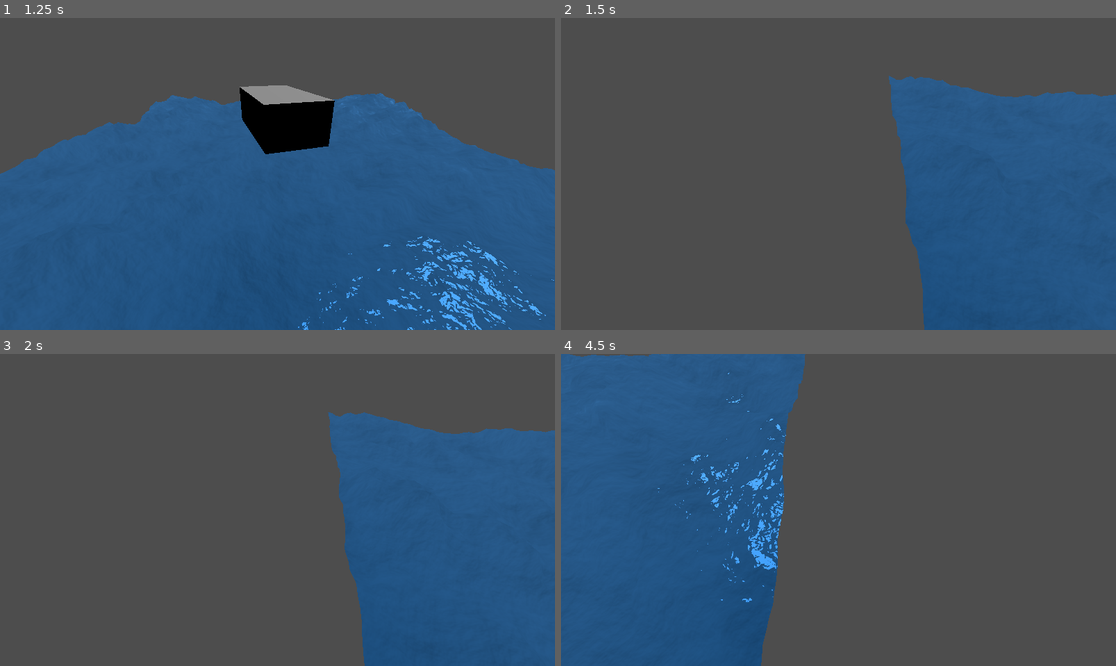
Above: before the commit, frames 1-4 (two rows, left to right).
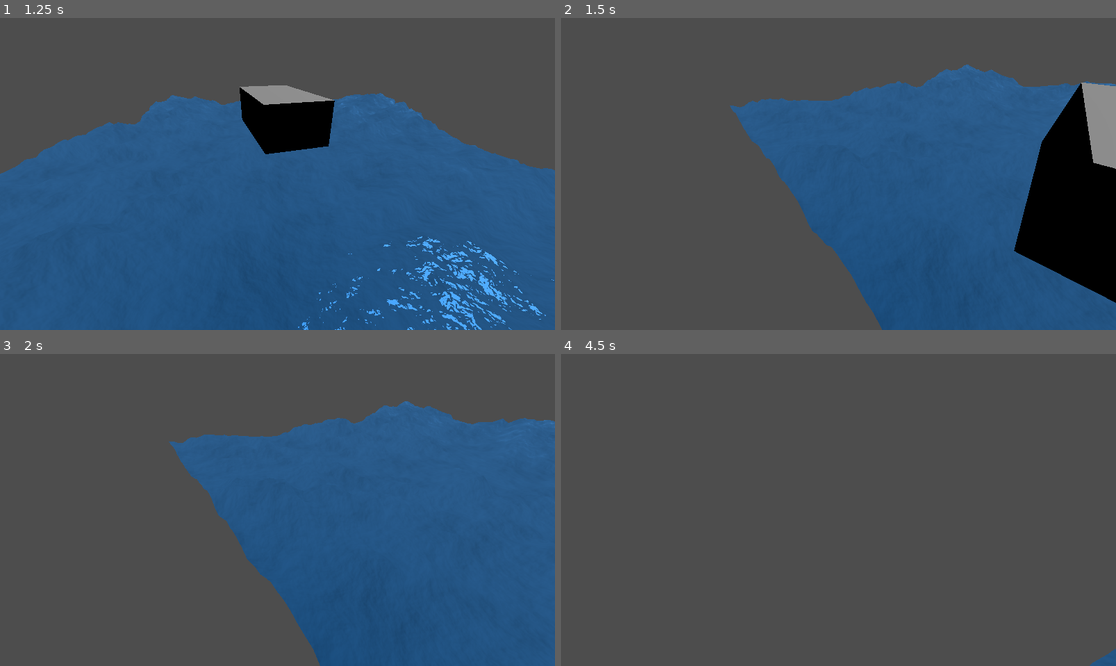
Above: after the commit, the same moments.

Repository: D0V4HKIIN/cs-341-computer-graphics-project
Game: Godot game, scene res://main.tscn
Two runs of this game, one before a commit and one after it. Both use one fixed random seed, a clock stepped at 60 frames per second and the inputs below.
Inputs (mouse positions are in pixels of both pictures, inside the frame that each line leads up to):
- Up to frame 1 (1.25 s): move the mouse to (399, 158) at 0.52 s; press the mouse at (399, 158) at 0.53 s; hold Right (boat_right) from 0.53 s (still down)
- Up to frame 2 (1.5 s): move the mouse to (727, 189) at 1.27 s; release Right (boat_right) at 1.28 s; release the mouse at (727, 189) at 1.28 s; hold Down (boat_back) from 1.28 s (still down); click (727, 189) at 1.35 s
- Up to frame 3 (2 s): keep holding Down (boat_back)
- Up to frame 4 (4.5 s): move the mouse to (894, 441) at 2.02 s; release Down (boat_back) at 2.03 s; press the mouse at (894, 441) at 2.03 s; hold Right (boat_right) 2.03-2.78 s; move the mouse to (810, 572) at 2.77 s; release the mouse at (810, 572) at 2.78 s; hold Up (boat_forward) 2.78-3.53 s; click (810, 572) at 2.85 s; move the mouse to (1005, 556) at 3.52 s; press the mouse at (1005, 556) at 3.53 s; hold Left (boat_left) from 3.53 s (still down); move the mouse to (672, 463) at 4.27 s; release the mouse at (672, 463) at 4.28 s; click (672, 463) at 4.35 s

Frame 1 is identical in both runs. In frame 2, 24% of the frame differs, in the area x 30-100%, y 14-100%; in frame 3, 15%; in frame 4, 40%, in the area x 0-100%, y 0-100%.

Commit message:
remove useless variable and function call

Diff:
--- a/seas-341_captain_hooks_black_pearl/DefaultCamera.gd
+++ b/seas-341_captain_hooks_black_pearl/DefaultCamera.gd
@@ -2,9 +2,7 @@
 
 @export var SHIFT_MULTIPLIER = 2.5
 @export var SPEED = 2
-@export var SENSITIVITY = 0.2
-
-var _total_pitch = 0.0
+@export var SENSITIVITY = 0.002
 
 # Called when the node enters the scene tree for the first time.
 func _ready():
@@ -14,8 +12,8 @@
 	# Receives mouse motion
 	if event is InputEventMouseMotion and Input.is_action_pressed("move_camera"):
 		var mouse_movement = event.relative * SENSITIVITY
-		rotate_y(deg_to_rad(-mouse_movement.x))
-		rotate_object_local(Vector3(1,0,0), deg_to_rad(-mouse_movement.y))
+		rotate_y(-mouse_movement.x)
+		rotate_object_local(Vector3(1,0,0), -mouse_movement.y)
 
 # Called every frame. 'delta' is the elapsed time since the previous frame.
 func _process(delta):
Not shown: 1 places in seas-341_captain_hooks_black_pearl/main.tscn that only renumber resources
